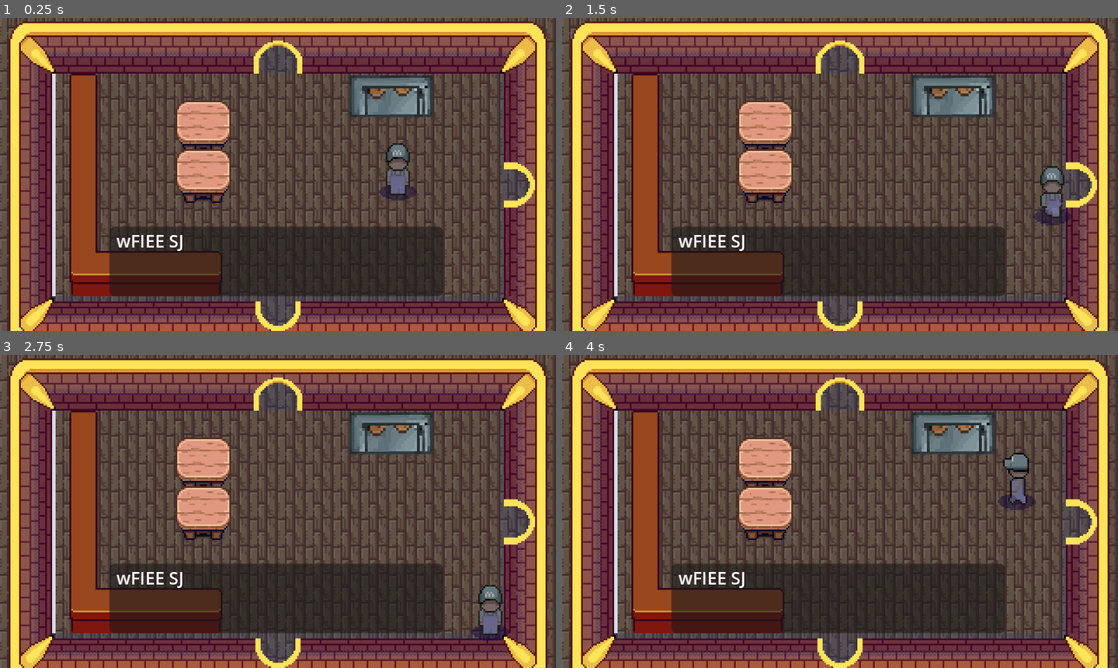
Above: before the commit, frames 1-4 (two rows, left to right).
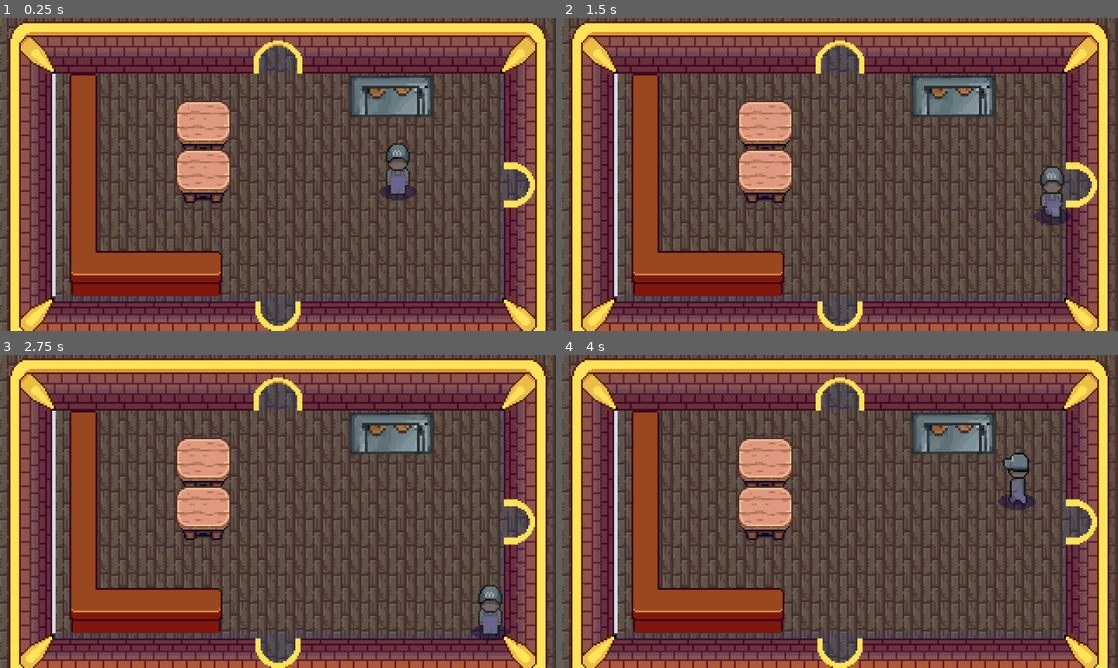
Above: after the commit, the same moments.

Repository: jeanRosa17/project-move-out
Game: Godot game, scene res://Levels/Scenes/Tutorial/Tutorial_Lobby.tscn
Two runs of this game, one before a commit and one after it. Both use one fixed random seed, a clock stepped at 60 frames per second and the inputs below. This scene is started directly instead of the project's main scene.
Inputs (mouse positions are in pixels of both pictures, inside the frame that each line leads up to):
- Up to frame 1 (0.25 s): no input
- Up to frame 2 (1.5 s): move the mouse to (962, 158) at 0.52 s; hold Right (MoveRight) 0.53-1.28 s; right-click (962, 158) at 0.6 s; move the mouse to (728, 190) at 1.27 s; hold S (MoveDown) from 1.28 s (still down); click (728, 190) at 1.35 s
- Up to frame 3 (2.75 s): move the mouse to (333, 442) at 2.02 s; release S (MoveDown) at 2.03 s; hold Right (MoveRight) from 2.03 s (still down); hold Shift (Push-Pull) from 2.03 s (still down)
- Up to frame 4 (4 s): move the mouse to (812, 574) at 2.77 s; release Right (MoveRight) at 2.78 s; release Shift (Push-Pull) at 2.78 s; hold W (MoveUp) 2.78-3.53 s; right-click (812, 574) at 2.85 s; move the mouse to (1006, 558) at 3.52 s; hold Left (MoveLeft) from 3.53 s (still down); click (1006, 558) at 3.6 s

The runs differ from the first frame. In frame 1, 11% of the frame differs, in the area x 19-80%, y 66-89%; in frame 2, 11%; in frame 3, 11%; in frame 4, 11%.

Commit message:
Fixed warnings

Diff:
--- a/Levels/Scenes/Tutorial/Tutorial_Lobby.tscn
+++ b/Levels/Scenes/Tutorial/Tutorial_Lobby.tscn
@@ -56,6 +56,7 @@
 
 [node name="CanvasLayer" type="CanvasLayer" parent="."]
 layer = 3
+visible = false
 follow_viewport_enabled = true
 
 [node name="Panel" type="Panel" parent="CanvasLayer"]
@@ -84,7 +85,6 @@
 layout_mode = 2
 size_flags_horizontal = 4
 theme = SubResource("Theme_4jkoc")
-text = "wFIEE SJ"
 autowrap_mode = 2
 script = ExtResource("3_hlt0u")
 
--- a/Objects/Bed.tscn
+++ b/Objects/Bed.tscn
@@ -21,5 +21,5 @@
 [node name="Sprite2D" type="Sprite2D" parent="."]
 texture = SubResource("AtlasTexture_cmayr")
 
-[node name="BedCollision" type="CollisionShape2D" parent="."]
+[node name="Collision" type="CollisionShape2D" parent="."]
 shape = SubResource("RectangleShape2D_xnri0")
--- a/Objects/Furniture.tscn
+++ /dev/null
@@ -1,29 +0,0 @@
-[gd_scene load_steps=4 format=3 uid="uid://bayl6hy415fty"]
-
-[ext_resource type="Script" uid="uid://c2vh27coguldq" path="res://Objects/Scripts/Furniture.gd" id="1_3ymjy"]
-
-[sub_resource type="RectangleShape2D" id="RectangleShape2D_rcu4g"]
-size = Vector2(14, 17)
-
-[sub_resource type="RectangleShape2D" id="RectangleShape2D_cab4i"]
-size = Vector2(30, 32)
-
-[node name="Furniture" type="CharacterBody2D"]
-process_mode = 4
-physics_interpolation_mode = 2
-auto_translate_mode = 2
-slide_on_ceiling = false
-platform_floor_layers = 0
-safe_margin = 38.832
-script = ExtResource("1_3ymjy")
-metadata/_custom_type_script = "uid://c2vh27coguldq"
-
-[node name="BedCollision" type="CollisionShape2D" parent="."]
-position = Vector2(0, 0.5)
-shape = SubResource("RectangleShape2D_rcu4g")
-
-[node name="PlayerDetection" type="Area2D" parent="."]
-collision_mask = 0
-
-[node name="CollisionShape2D" type="CollisionShape2D" parent="PlayerDetection"]
-shape = SubResource("RectangleShape2D_cab4i")
--- a/Player/Interact.gd
+++ b/Player/Interact.gd
@@ -32,7 +32,7 @@
 		self.exit()
 
 ## This method runs every _physics_process() frame of the StateManager.
-func physicsUpdate(delta:float) -> void:
+func physicsUpdate(_delta:float) -> void:
 	pass
 
 ## Disables this State. Unlike canEnter, this function's job is to be a sure fire way to prevent a
--- a/Player/States/PushState.gd
+++ b/Player/States/PushState.gd
@@ -9,7 +9,7 @@
 @export var isPushing:bool
 
 func canEnter() -> bool:
-	var prefix:String = "push"
+	var _prefix:String = "push"
 
 	print("can enter push")
 
--- a/Player/States/ThrowState.gd
+++ b/Player/States/ThrowState.gd
@@ -48,8 +48,8 @@
 func physicsUpdate(_delta:float) -> void:
 	pass
 
-func _on_detected_body_entered(body: Node2D) -> void:
+func _on_detected_body_entered(_body: Node2D) -> void:
 	self.hadEmptySpace = false
 
-func _on_detected_body_exited(body: Node2D) -> void:
+func _on_detected_body_exited(_body: Node2D) -> void:
 	self.hadEmptySpace = true
Not shown: 1 places in Levels/Scenes/Tutorial/Tutorial_Lobby.tscn that only renumber resources
Not shown: 1 places in Objects/Bed.tscn that only renumber resources
